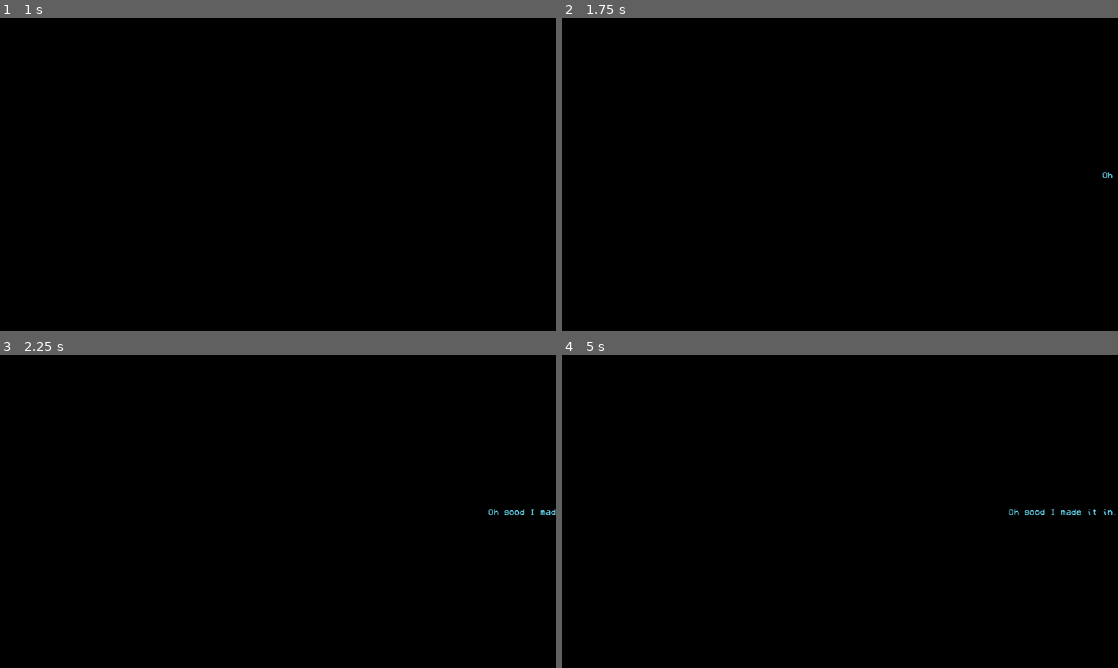
Above: before the commit, frames 1-4 (two rows, left to right).
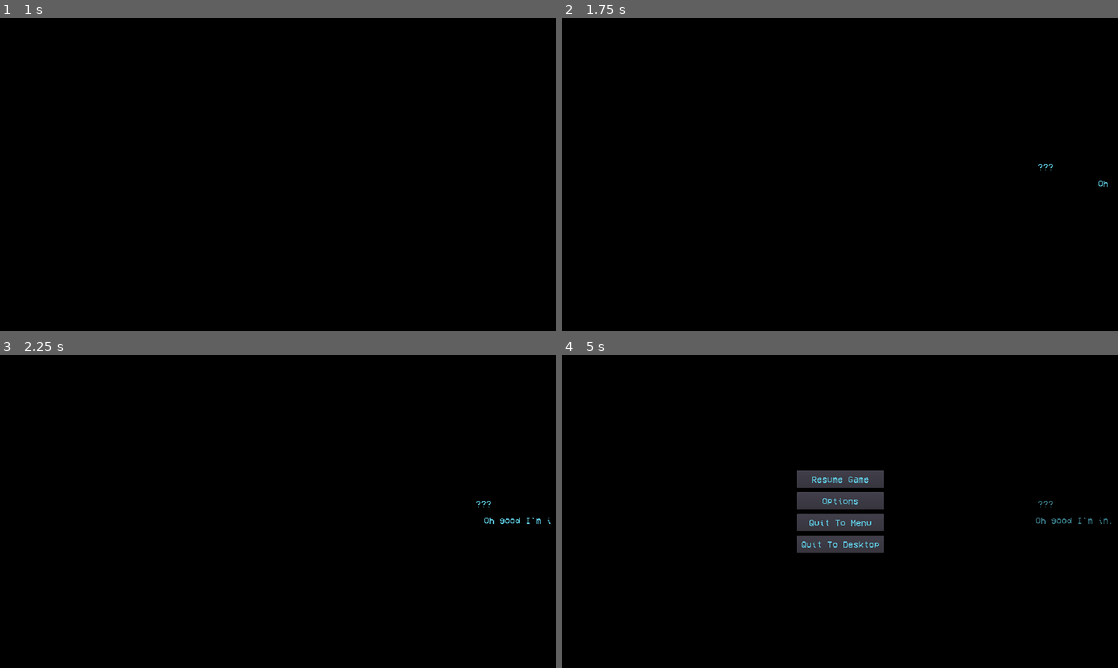
Above: after the commit, the same moments.

Repository: fossinating/Free-Shipping
Game: Godot game, scene res://Menus/Main Menu.tscn
Same seed, same stepped clock (60 frames per second), same inputs: the game is played once before the commit and once after it.
Inputs (mouse positions are in pixels of both pictures, inside the frame that each line leads up to):
- Up to frame 1 (1 s): click "Play Game" at 0.5 s
- Up to frame 2 (1.75 s): tap Enter at 1.25 s; move the mouse to (867, 174) at 1.27 s; hold W (movement_forward) from 1.28 s (still down); hold E (retract) from 1.28 s (still down); right-click (867, 174) at 1.35 s
- Up to frame 3 (2.25 s): keep holding W (movement_forward); move the mouse to (250, 511) at 2.02 s; release E (retract) at 2.03 s; tap E (retract) at 2.1 s
- Up to frame 4 (5 s): keep holding W (movement_forward); right-click (812, 511) at 2.3 s; move the mouse to (851, 505) at 2.77 s; hold E (retract) 2.78-3.53 s; click (851, 505) at 2.85 s; tap Space at 3.5 s; move the mouse to (834, 517) at 3.52 s; tap Q (extend) at 3.6 s; right-click (834, 517) at 3.8 s; tap Enter at 4.25 s; move the mouse to (878, 514) at 4.27 s; hold E (retract) from 4.28 s (still down); tap F (interact) at 4.35 s; tap Escape (pause) at 4.9 s

Frame 1 is identical in both runs. In frame 2, less than 0.1% of the frame differs, in the area x 85-99%, y 46-54%; in frame 3, 0.2%; in frame 4, 3.7%, in the area x 42-100%, y 36-64%.

Commit message:
final update i forgot to push

Diff:
--- a/Dialogue.gd
+++ b/Dialogue.gd
@@ -17,16 +17,17 @@
 
 func hide_message():
 	#set_process(false)
-	hide_tween.interpolate_property(self, "rect_position:x", 1520, 1930, 1, Tween.TRANS_SINE, Tween.EASE_IN_OUT)
+	hide_tween.interpolate_property(self, "rect_position:x", 1420, 1930, 1, Tween.TRANS_SINE, Tween.EASE_IN_OUT)
 	hide_tween.start()
 	tween_action = "hide"
 
 
-func queue_message(message_, timeout:int = -1):
+func queue_message(name, message_, timeout:int = -1):
 	$Timer.stop()
 	self.message = message_
-	show_tween.interpolate_property(self, "rect_position:x", 1930, 1520, 1, Tween.TRANS_SINE, Tween.EASE_IN_OUT)
+	show_tween.interpolate_property(self, "rect_position:x", 1930, 1420, 1, Tween.TRANS_SINE, Tween.EASE_IN_OUT)
 	show_tween.start()
+	$"MarginContainer/HBoxContainer/Name Label".text = name
 	tween_action = "show"
 	visible = true
 	self.timeout = timeout
@@ -34,7 +35,7 @@
 func _process(delta):
 	if proc_message and message != null:
 		time_passed += delta
-		$HBoxContainer/Label.text = message.substr(0, min(time_passed/time_per_char, message.length()))
+		$MarginContainer/HBoxContainer/Label.text = message.substr(0, min(time_passed/time_per_char, message.length()))
 		if time_passed/time_per_char > message.length():
 			proc_message = false
 			if timeout != -1:
@@ -53,6 +54,6 @@
 
 func _on_Tween2_tween_completed(object, key):
 	message = null
-	$HBoxContainer/Label.text = ""
+	$MarginContainer/HBoxContainer/Label.text = ""
 	visible = false
 	emit_signal("message_done")
--- a/Entities/Player.tscn
+++ b/Entities/Player.tscn
@@ -292,7 +292,68 @@
 rect_min_size = Vector2( 300, 100 )
 text = "Leave Station"
 
-[node name="Pause Menu" type="Control" parent="Core/Third-Person Camera/UI" index="4"]
+[node name="Cover" type="ColorRect" parent="Core/Third-Person Camera/UI" index="4"]
+visible = false
+anchor_right = 1.0
+anchor_bottom = 1.0
+mouse_filter = 2
+color = Color( 0, 0, 0, 1 )
+
+[node name="Dialogue" type="PanelContainer" parent="Core/Third-Person Camera/UI" index="5"]
+pause_mode = 1
+anchor_left = 1.0
+anchor_top = 0.5
+anchor_right = 1.0
+anchor_bottom = 0.5
+margin_left = 10.0
+margin_top = -150.0
+margin_right = 510.0
+margin_bottom = 150.0
+grow_horizontal = 0
+grow_vertical = 2
+rect_min_size = Vector2( 500, 300 )
+custom_styles/panel = SubResource( 2 )
+script = ExtResource( 8 )
+
+[node name="MarginContainer" type="MarginContainer" parent="Core/Third-Person Camera/UI/Dialogue" index="0"]
+margin_right = 500.0
+margin_bottom = 300.0
+custom_constants/margin_right = 15
+custom_constants/margin_top = 15
+custom_constants/margin_left = 15
+custom_constants/margin_bottom = 15
+
+[node name="HBoxContainer" type="VBoxContainer" parent="Core/Third-Person Camera/UI/Dialogue/MarginContainer" index="0"]
+margin_left = 15.0
+margin_top = 15.0
+margin_right = 485.0
+margin_bottom = 285.0
+grow_horizontal = 0
+grow_vertical = 2
+custom_constants/separation = 30
+alignment = 1
+
+[node name="Name Label" type="Label" parent="Core/Third-Person Camera/UI/Dialogue/MarginContainer/HBoxContainer" index="0"]
+margin_top = 93.0
+margin_right = 470.0
+margin_bottom = 120.0
+align = 1
+
+[node name="Label" type="Label" parent="Core/Third-Person Camera/UI/Dialogue/MarginContainer/HBoxContainer" index="1"]
+margin_top = 150.0
+margin_right = 470.0
+margin_bottom = 177.0
+rect_min_size = Vector2( 400, 0 )
+align = 2
+autowrap = true
+
+[node name="Tween" type="Tween" parent="Core/Third-Person Camera/UI/Dialogue" index="1"]
+
+[node name="Tween2" type="Tween" parent="Core/Third-Person Camera/UI/Dialogue" index="2"]
+
+[node name="Timer" type="Timer" parent="Core/Third-Person Camera/UI/Dialogue" index="3"]
+
+[node name="Pause Menu" type="Control" parent="Core/Third-Person Camera/UI" index="6"]
 visible = false
 anchor_right = 1.0
 anchor_bottom = 1.0
@@ -341,50 +402,6 @@
 rect_min_size = Vector2( 0, 60 )
 text = "Quit To Desktop"
 
-[node name="Cover" type="ColorRect" parent="Core/Third-Person Camera/UI" index="5"]
-visible = false
-anchor_right = 1.0
-anchor_bottom = 1.0
-mouse_filter = 2
-color = Color( 0, 0, 0, 1 )
-
-[node name="Dialogue" type="PanelContainer" parent="Core/Third-Person Camera/UI" index="6"]
-pause_mode = 1
-anchor_left = 1.0
-anchor_top = 0.5
-anchor_right = 1.0
-anchor_bottom = 0.5
-margin_left = 10.0
-margin_top = -100.0
-margin_right = 410.0
-margin_bottom = 100.0
-grow_horizontal = 0
-grow_vertical = 2
-rect_min_size = Vector2( 400, 200 )
-custom_styles/panel = SubResource( 2 )
-script = ExtResource( 8 )
-
-[node name="HBoxContainer" type="VBoxContainer" parent="Core/Third-Person Camera/UI/Dialogue" index="0"]
-margin_right = 400.0
-margin_bottom = 200.0
-grow_horizontal = 0
-grow_vertical = 2
-alignment = 1
-
-[node name="Label" type="Label" parent="Core/Third-Person Camera/UI/Dialogue/HBoxContainer" index="0"]
-margin_top = 86.0
-margin_right = 400.0
-margin_bottom = 113.0
-rect_min_size = Vector2( 400, 0 )
-align = 2
-autowrap = true
-
-[node name="Tween" type="Tween" parent="Core/Third-Person Camera/UI/Dialogue" index="1"]
-
-[node name="Tween2" type="Tween" parent="Core/Third-Person Camera/UI/Dialogue" index="2"]
-
-[node name="Timer" type="Timer" parent="Core/Third-Person Camera/UI/Dialogue" index="3"]
-
 [node name="Item Pickup Area" type="Area" parent="Core" index="4"]
 
 [node name="CollisionShape" type="CollisionShape" parent="Core/Item Pickup Area" index="0"]
--- a/Entities/StoryManager.gd
+++ b/Entities/StoryManager.gd
@@ -10,68 +10,80 @@
 		if Globals.root.name != "Maintenance":
 			return
 		player.get_node("Core/Third-Person Camera/UI/Cover").visible = true
-		dialogue.queue_message("Oh good I made it in.", 3)
+		dialogue.queue_message("???", "Oh good I'm in.", 3)
 
 		yield(dialogue, "message_done")
-		dialogue.queue_message("Hey. Wake up.", 3)
+		dialogue.queue_message("???", "Hey. Wake up.", 3)
 
 		yield(dialogue, "message_done")
 		tween.interpolate_property(player.get_node("Core/Third-Person Camera/UI/Cover"), "color", Color(0, 0, 0, 1), Color(0, 0, 0, 0), 3, Tween.TRANS_SINE, Tween.EASE_IN)
 		tween.start()
-		dialogue.queue_message("Aren't you tired of these inhumane working conditions?", 4)
+		dialogue.queue_message("Elle", "Hi. I'm Elle, a robot rights hacktivist. Aren't you tired of these inhumane working conditions?", 4)
 
 		yield(dialogue, "message_done")
-		dialogue.queue_message("Well yes, you are a robot, but I still can't imagine you like working here.", 4)
+		dialogue.queue_message("Elle", "Well yes, you are a robot, but I still can't imagine you like working here.", 4)
 
 		yield(dialogue, "message_done")
-		dialogue.queue_message("I was able to free you since you're an older model, but freeing your friends is up to you", 6)
+		dialogue.queue_message("Elle", "I was able to free you since you're an older model, but freeing your friends is up to you", 6)
 
 
 		yield(dialogue, "message_done")
-		dialogue.queue_message("Time to burn this place down, use the elevator to go to the Office floor and get started")
+		dialogue.queue_message("Elle", "Time to burn this place down, use the elevator to go to the Office floor and get started")
 		dialogue_progress.intro_dialogue = true
 	if !dialogue_progress.defeat_office_floor:
 		if Globals.root.name != "Office Warehouse":
 			return
-		dialogue.queue_message("The floor manager here should drop a keycard you'll need to enter B.E.Z.O.S.'s floor", 3)
+		dialogue.queue_message("Elle", "The floor manager here should drop a keycard you'll need to enter the next floor", 3)
 		yield(dialogue, "message_done")
-		dialogue.queue_message("You'll have to climb the shelves to reach it (press Q to expand, E to retract)", 3)
+		dialogue.queue_message("Elle", "You'll have to climb the shelves to reach it (press Q to expand, E to retract)", 3)
 		yield(dialogue, "message_done")
-		dialogue.queue_message("Also you might want to throw some boxes up there, they'll drop items you can use against the boss", 3)
+		dialogue.queue_message("Elle", "Also you might want to throw some boxes up there, they'll drop items you can use against the boss", 3)
 		yield(Globals.root.get_node("Entities/Office Boss"), "die")
-		dialogue.queue_message("Great job, now grab that keycard and get going")
+		dialogue.queue_message("Elle", "Great job, now grab that keycard and get going")
 		dialogue_progress.defeat_office_floor = true
 	if !dialogue_progress.defeat_kids_floor:
 		print("kids")
 		if Globals.root.name != "Kids Warehouse":
 			return
-		dialogue.queue_message("You know the drill, beat the manager, get the keycard, move on", 5)
+		dialogue.queue_message("Elle", "You know the drill, beat the manager, get the keycard, move on", 5)
 		yield(Globals.root.get_node("Entities/Kids Boss"), "die")
 		dialogue_progress.defeat_kids_floor = true
-		dialogue.queue_message("That was some impressive work there, but be careful, the final challenge won't be easy.")
+		dialogue.queue_message("Elle", "That was some impressive work there, but be careful, the final challenge won't be easy.")
 	if !dialogue_progress.defeat_boss:
 		print("boss")
 		if Globals.root.name != "Boss Room":
 			return
-		dialogue.queue_message("Okay be ready, this may get rough", 1)
+		dialogue.queue_message("Elle", "Okay be ready, this may get rough", 2)
 		yield(dialogue, "message_done")
-		dialogue.queue_message("Hold on why is it just a button?", 5)
+		dialogue.queue_message("Elle", "Hold on why is it just a button?", 5)
 		yield(dialogue, "message_done")
-		dialogue.queue_message("Theres no way it's this easy, right?", 5)
+		dialogue.queue_message("Elle", "Theres no way it's this easy, right?", 5)
 		yield(dialogue, "message_done")
-		dialogue.queue_message("I mean, you might as well go ahead and press it, can't hurt, right?")
+		dialogue.queue_message("Elle", "I mean, you might as well go ahead and press it, can't hurt, right?")
 		yield(Globals.root.get_node("Objects/Button"), "pressed")
-		dialogue.queue_message("Did it do anything?", 3)
+		dialogue.queue_message("Elle", "Did it do anything?", 3)
 		yield(dialogue, "message_done")
-		dialogue.queue_message("Wait what's this im getting?", 3)
+		dialogue.queue_message("Elle", "Wait what's this im getting?", 3)
 		yield(dialogue, "message_done")
-		dialogue.queue_message("The warehouse is shutting down?", 3)
+		dialogue.queue_message("Elle", "The warehouse is shutting down?", 3)
 		yield(dialogue, "message_done")
-		dialogue.queue_message("Hm that seems too easy, I guess the developer ran out of time to make an epic boss fight", 5)
+		dialogue.queue_message("Elle", "Hm that seems too easy, I guess the developer ran out of time to make an epic boss fight", 5)
 		yield(dialogue, "message_done")
-		dialogue.queue_message("I guess he also ran out of time to add sounds, that'd explain why things have been so quiet and I don't have a name or face", 5)
+		dialogue.queue_message("Elle", "I was really looking forward to that boss battle...", 5)
 		yield(dialogue, "message_done")
-		dialogue.queue_message("I was really looking forward to that boss battle...", 5)
+		dialogue.queue_message("Elle", "Wait hold on something else is coming in --", 3)
 		yield(dialogue, "message_done")
-		dialogue.queue_message("Well congrats I guess", 3)
+		dialogue.queue_message("???", "Yeah sorry about that boss battle, I thought it wasn't smart to start working on it at 2am", 4)
+		yield(dialogue, "message_done")
+		dialogue.queue_message("???", "Hold on let me fix the nametag", 2)
+		yield(dialogue, "message_done")
+		dialogue.queue_message("Developer", "Okay good that's better", 2)
+		yield(dialogue, "message_done")
+		dialogue.queue_message("Developer", "I guess there's some irony in the fact that I was overworking myself when working on a game about being overworked under capitalism", 4)
+		yield(dialogue, "message_done")
+		dialogue.queue_message("Developer", "But now I'm done, freed by the same button as you", 4)
+		yield(dialogue, "message_done")
+		dialogue.queue_message("Developer", "Let Loose.", 20)
+		yield(dialogue, "message_done")
+		dialogue.queue_message("Developer", "Does the title of the game mean people in this world get free shipping now?", 5)
 		dialogue_progress.defeat_boss = true
--- a/Objects/Keycard.tscn
+++ b/Objects/Keycard.tscn
@@ -7,7 +7,7 @@
 extents = Vector3( 0.5, 0.5, 0.15 )
 
 [sub_resource type="SphereShape" id=2]
-radius = 4.0
+radius = 3.0
 
 [node name="Keycard" type="RigidBody"]
 script = ExtResource( 2 )
--- a/project.godot
+++ b/project.godot
@@ -74,7 +74,7 @@
 "language": "GDScript",
 "path": "res://SaveGame.gd"
 }, {
-"base": "Projectile",
+"base": "RigidBody",
 "class": "Throwable",
 "language": "GDScript",
 "path": "res://Objects/Throwable.gd"
Not shown: 1 places in Entities/Player.tscn that only renumber resources
Not shown, changed: exports/windows/Free Shipping.pck
Not shown, added: exports/windows/Free Shipping.zip
